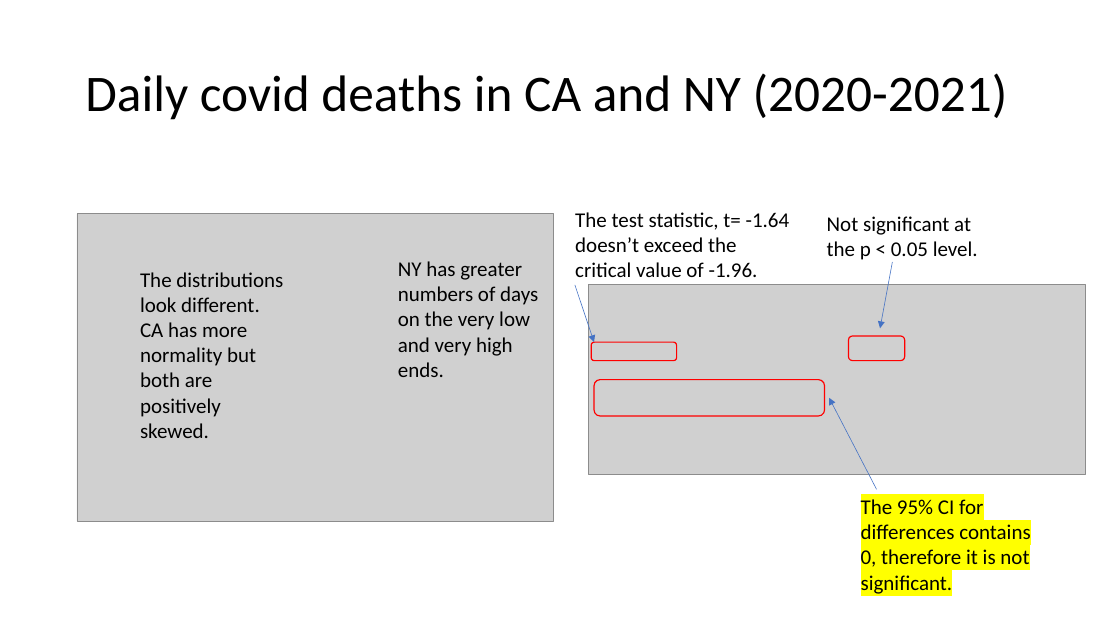
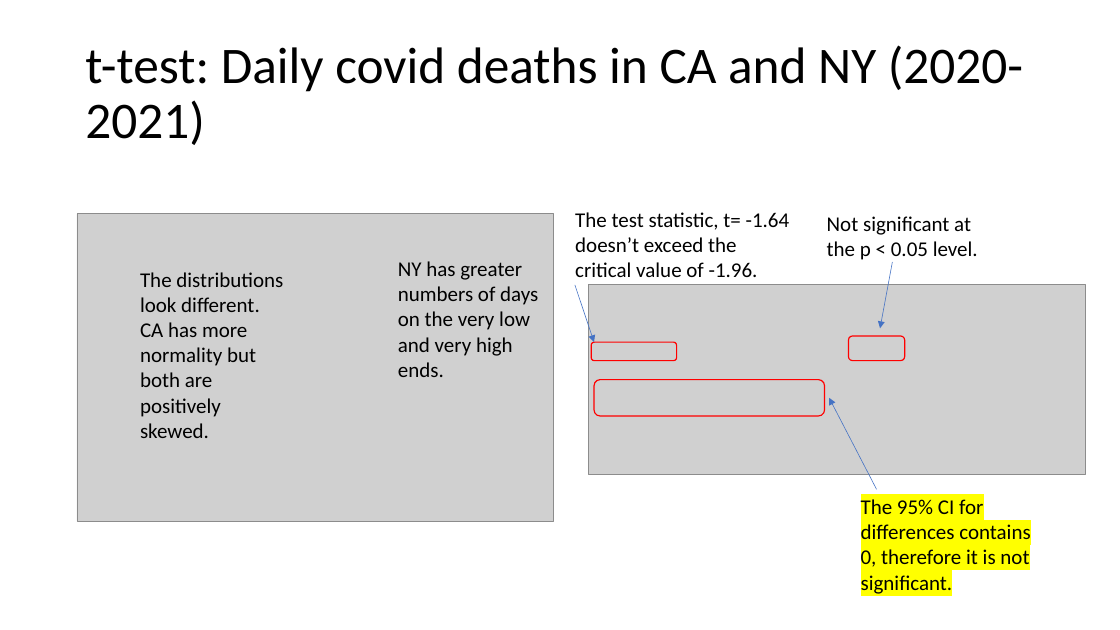
Before and after one commit to szuniga07/Statistics, a slide deck: slide 12 of Stats Course Week 4.pptx. Drawn at 1120x630 pixels with LibreOffice and Linux fonts; fonts in the diff are those of the drawing; grey boxes stand for pictures. Boxes give left, top, right and bottom in pixels: in the first picture for what was removed or moved away, otherwise in the second. Text is boxed around its words. In the diff, an @@ line names an element or a change of style, - is before the commit and + after.

```diff
--- a/Stats Course Week 4.pptx
+++ b/Stats Course Week 4.pptx
@@ title at (x1=85, y1=45, x2=1023, y2=145): text changed @@
-Daily covid deaths in CA and NY (2020-2021)
+t-test: Daily covid deaths in CA and NY (2020-2021)
```
Also in this commit, not shown: 5 other slides changed.
